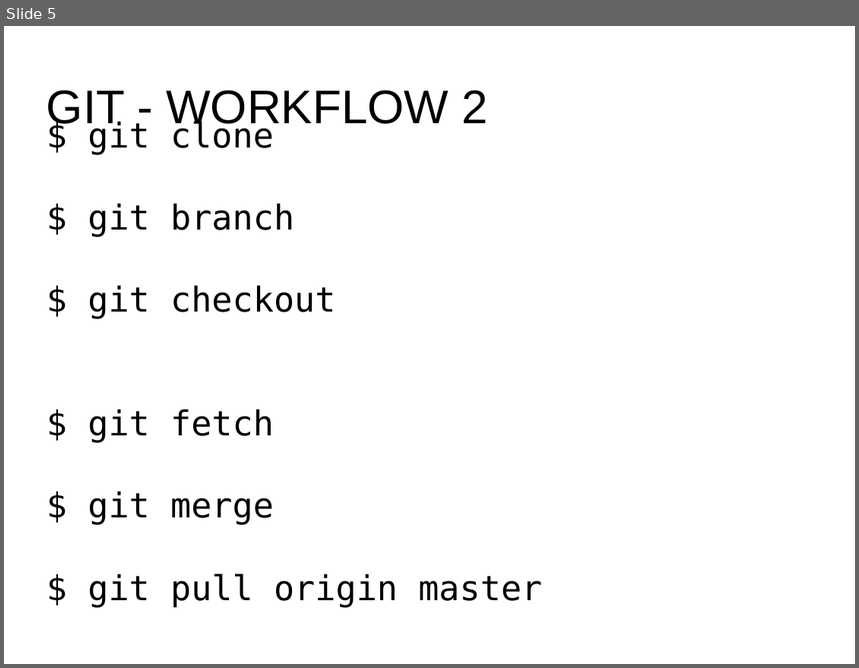
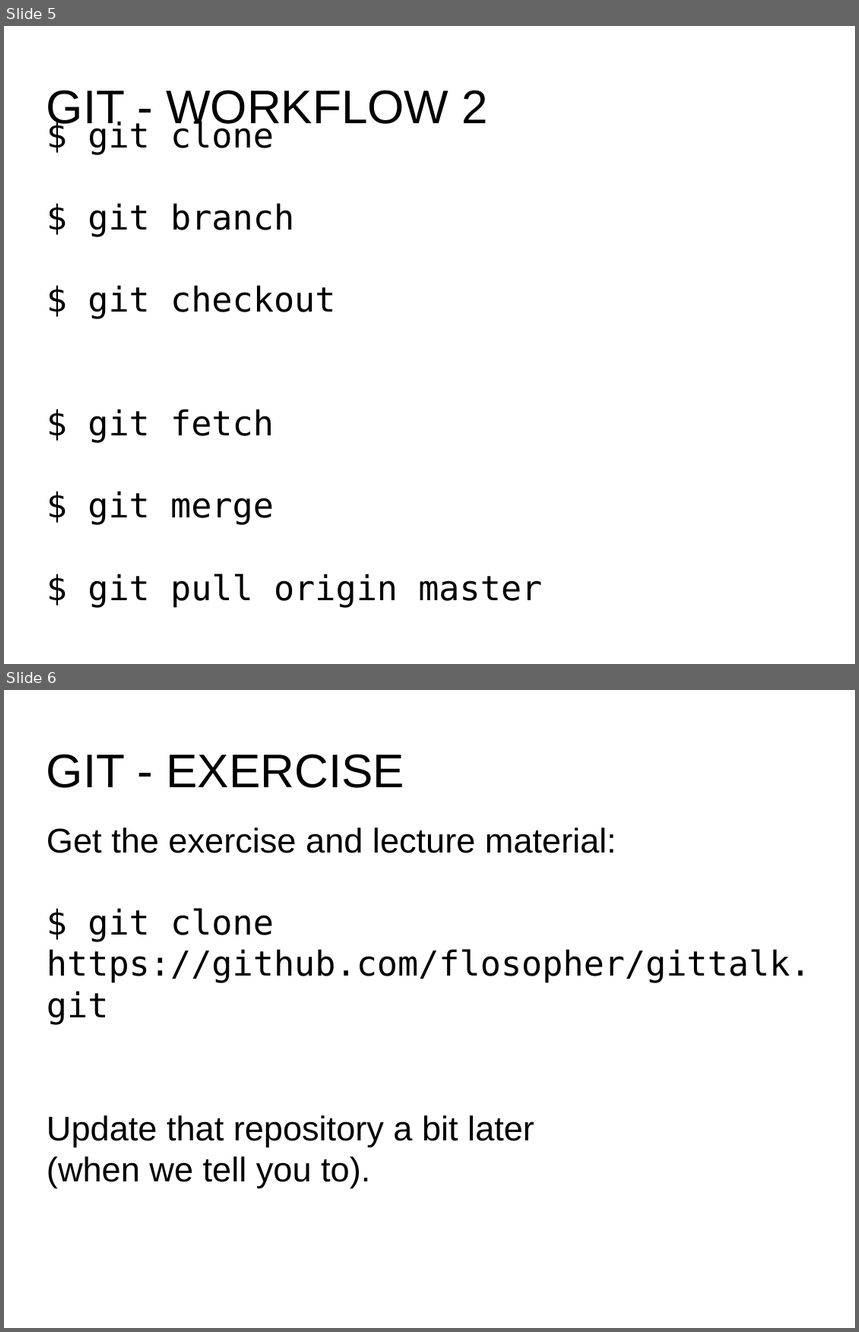
Before and after one commit to flosopher/gittalk, a slide deck: git.odp. Shown one above the other, each under a label of ours: slide 5 before the commit, slides 5 and 6 after it. The pictures are 859x668 and 859x1332 pixels, drawn with LibreOffice and Linux fonts; fonts in the diff are those of the drawing. Boxes give left, top, right and bottom in pixels: in the first picture for what was removed or moved away, otherwise in the second. Text is boxed around its words. In the diff, an @@ line names an element or a change of style, - is before the commit and + after.

Commit message:
live-demo-folien fertig (for now)!

```diff
--- a/git.odp
+++ b/git.odp
@@ slide 6 added at <box>4,690,855,1328</box>, background #FFFFFF @@
@@ title added at <box>47,754,405,788</box>, 44 pt, text #000000 @@
+GIT - EXERCISE
@@ subtitle added at <box>47,828,811,1189</box>, 32 pt, text #000000 @@
+Get the exercise and lecture material:
+$ git clone https://github.com/flosopher/gittalk.git
+Update that repository a bit later
+(when we tell you to).
```
Also in this commit, not shown: 1 other file.
